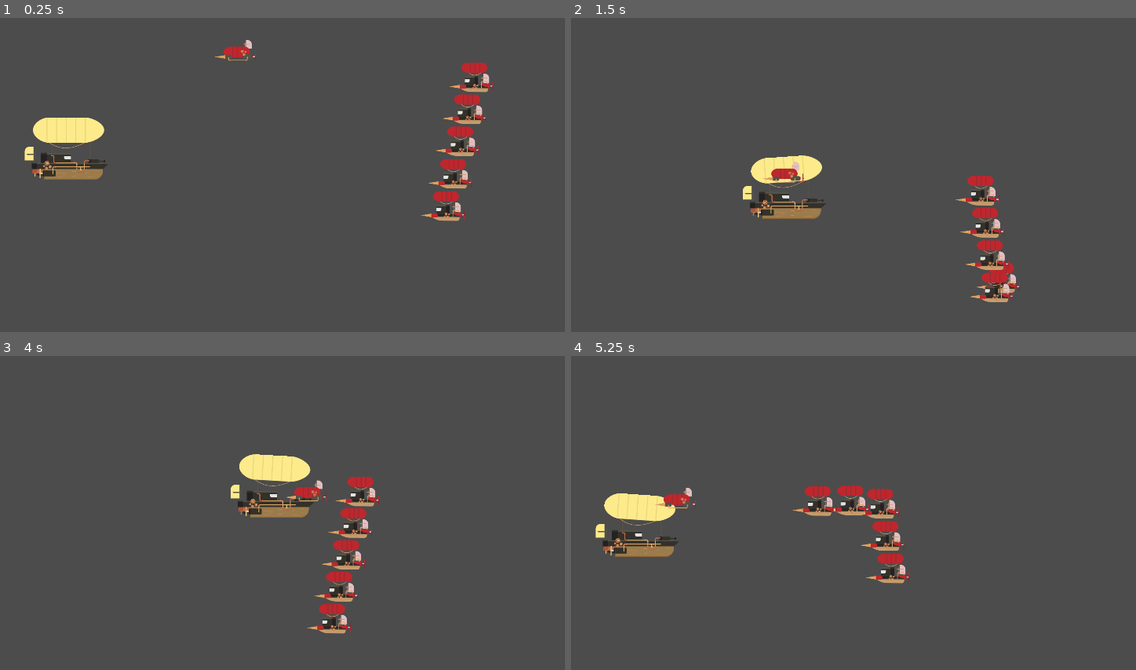
Above: before the commit, frames 1-4 (two rows, left to right).
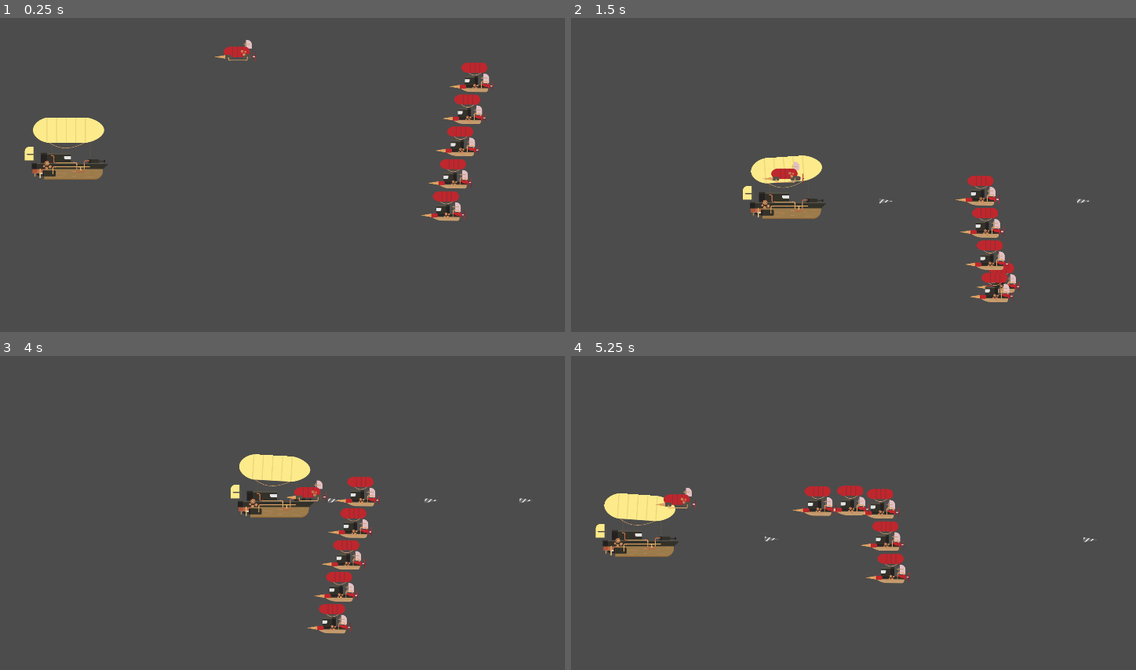
Above: after the commit, the same moments.

Repository: platzi/taller-godot-arkanet
Game: Godot game, scene res://Scenes/Nivel1.tscn
Same seed, same stepped clock (60 frames per second), same inputs: the game is played once before the commit and once after it.
Inputs (mouse positions are in pixels of both pictures, inside the frame that each line leads up to):
- Up to frame 1 (0.25 s): no input
- Up to frame 2 (1.5 s): move the mouse to (960, 137) at 0.52 s; press the mouse at (960, 137) at 0.53 s; hold D (move_right) 0.53-1.28 s; move the mouse to (695, 175) at 1.27 s; release the mouse at (695, 175) at 1.28 s; hold S (move_down) from 1.28 s (still down); click (695, 175) at 1.35 s
- Up to frame 3 (4 s): move the mouse to (316, 415) at 2.02 s; release S (move_down) at 2.03 s; press the mouse at (316, 415) at 2.03 s; hold D (move_right) 2.03-2.78 s; move the mouse to (220, 563) at 2.77 s; release the mouse at (220, 563) at 2.78 s; hold W (move_up) 2.78-3.53 s; click (220, 563) at 2.85 s; move the mouse to (440, 547) at 3.52 s; press the mouse at (440, 547) at 3.53 s; hold A (move_left) from 3.53 s (still down)
- Up to frame 4 (5.25 s): move the mouse to (633, 440) at 4.27 s; release the mouse at (633, 440) at 4.28 s; click (633, 440) at 4.35 s; move the mouse to (853, 494) at 5.02 s; release A (move_left) at 5.03 s; press the mouse at (853, 494) at 5.03 s; hold S (move_down) from 5.03 s (still down)

The runs differ from the first frame. In frame 1, less than 0.1% of the frame differs, in the area x 6-46%, y 10-51%; in frame 2, less than 0.1%; in frame 3, less than 0.1%, in the area x 43-94%, y 43-51%; in frame 4, less than 0.1%.

Commit message:
Clase 8 - Creando el disparo

Diff:
--- /dev/null
+++ b/Scenes/Disparo.tscn
@@ -0,0 +1,76 @@
+[gd_scene load_steps=12 format=2]
+
+[ext_resource path="res://Assets/disparo/disparo.png" type="Texture" id=1]
+
+[sub_resource type="AtlasTexture" id=1]
+flags = 4
+atlas = ExtResource( 1 )
+region = Rect2( 0, 0, 60, 28 )
+
+[sub_resource type="AtlasTexture" id=2]
+flags = 4
+atlas = ExtResource( 1 )
+region = Rect2( 60, 0, 60, 28 )
+
+[sub_resource type="AtlasTexture" id=3]
+flags = 4
+atlas = ExtResource( 1 )
+region = Rect2( 120, 0, 60, 28 )
+
+[sub_resource type="AtlasTexture" id=4]
+flags = 4
+atlas = ExtResource( 1 )
+region = Rect2( 180, 0, 60, 28 )
+
+[sub_resource type="AtlasTexture" id=5]
+flags = 4
+atlas = ExtResource( 1 )
+region = Rect2( 240, 0, 60, 28 )
+
+[sub_resource type="AtlasTexture" id=6]
+flags = 4
+atlas = ExtResource( 1 )
+region = Rect2( 300, 0, 60, 28 )
+
+[sub_resource type="AtlasTexture" id=7]
+flags = 4
+atlas = ExtResource( 1 )
+region = Rect2( 360, 0, 60, 28 )
+
+[sub_resource type="SpriteFrames" id=8]
+animations = [ {
+"frames": [ SubResource( 1 ), SubResource( 2 ), SubResource( 3 ), SubResource( 4 ), SubResource( 5 ), SubResource( 6 ), SubResource( 7 ) ],
+"loop": true,
+"name": "disparo",
+"speed": 30.0
+} ]
+
+[sub_resource type="CapsuleShape2D" id=9]
+radius = 5.48806
+height = 27.0373
+
+[sub_resource type="RectangleShape2D" id=10]
+extents = Vector2( 5.5, 8 )
+
+[node name="Disparo" type="RigidBody2D"]
+mode = 2
+gravity_scale = 0.0
+linear_velocity = Vector2( 1500, 0 )
+
+[node name="AnimatedSprite" type="AnimatedSprite" parent="."]
+frames = SubResource( 8 )
+animation = "disparo"
+frame = 6
+playing = true
+
+[node name="CollisionShape2D" type="CollisionShape2D" parent="."]
+position = Vector2( -1, 0 )
+rotation = 1.56358
+shape = SubResource( 9 )
+
+[node name="Area2D" type="Area2D" parent="."]
+
+[node name="CollisionShape2D" type="CollisionShape2D" parent="Area2D"]
+self_modulate = Color( 0.0431373, 0.886275, 0.176471, 1 )
+position = Vector2( 23, 0 )
+shape = SubResource( 10 )
--- a/Scenes/EnemigoDirigido.tscn
+++ b/Scenes/EnemigoDirigido.tscn
@@ -51,6 +51,7 @@
 [node name="AnimatedSprite" type="AnimatedSprite" parent="."]
 frames = SubResource( 7 )
 animation = "idle"
+frame = 3
 playing = true
 
 [node name="CollisionShape2D" type="CollisionShape2D" parent="."]
--- a/Scenes/Personaje.tscn
+++ b/Scenes/Personaje.tscn
@@ -125,7 +125,7 @@
 position = Vector2( -6, 26 )
 frames = SubResource( 7 )
 animation = "idle"
-frame = 4
+frame = 1
 playing = true
 
 [node name="Globo" type="Sprite" parent="."]
@@ -146,3 +146,11 @@
 anim_player = NodePath("../AnimationPlayer")
 active = true
 parameters/playback = SubResource( 19 )
+
+[node name="Timer" type="Timer" parent="."]
+wait_time = 0.2
+
+[node name="DisparoPos" type="Position2D" parent="."]
+position = Vector2( 130, 38 )
+
+[connection signal="timeout" from="Timer" to="." method="_on_Timer_timeout"]
--- a/Scripts/Personaje.gd
+++ b/Scripts/Personaje.gd
@@ -2,9 +2,11 @@
 
 export (int) var velocidad = 600
 
+onready var Disparo = preload("res://Scenes/Disparo.tscn")
 onready var playback = $AnimationTree.get("parameters/playback")
 
 var movimiento = Vector2(0,0)
+var cooldown = true
 
 func get_inputs():
 	movimiento = Vector2()
@@ -18,8 +20,24 @@
 		movimiento.y -= velocidad
 	if Input.is_action_pressed("move_down"):
 		movimiento.y += velocidad
+	if Input.is_action_pressed("attack"):
+		disparar()
 	if movimiento == Vector2():
 		playback.start("RESET")
+
+func disparar():
+	if cooldown:
+		cooldown = false
+		$Timer.start()
+		var instancia_disparo = Disparo.instance()
+		instancia_disparo.position = $DisparoPos.position
+		add_child(instancia_disparo)
+
 func _physics_process(_delta):
 	get_inputs()
 	movimiento = move_and_slide(movimiento)
+
+
+func _on_Timer_timeout():
+	cooldown = true
+	pass # Replace with function body.
